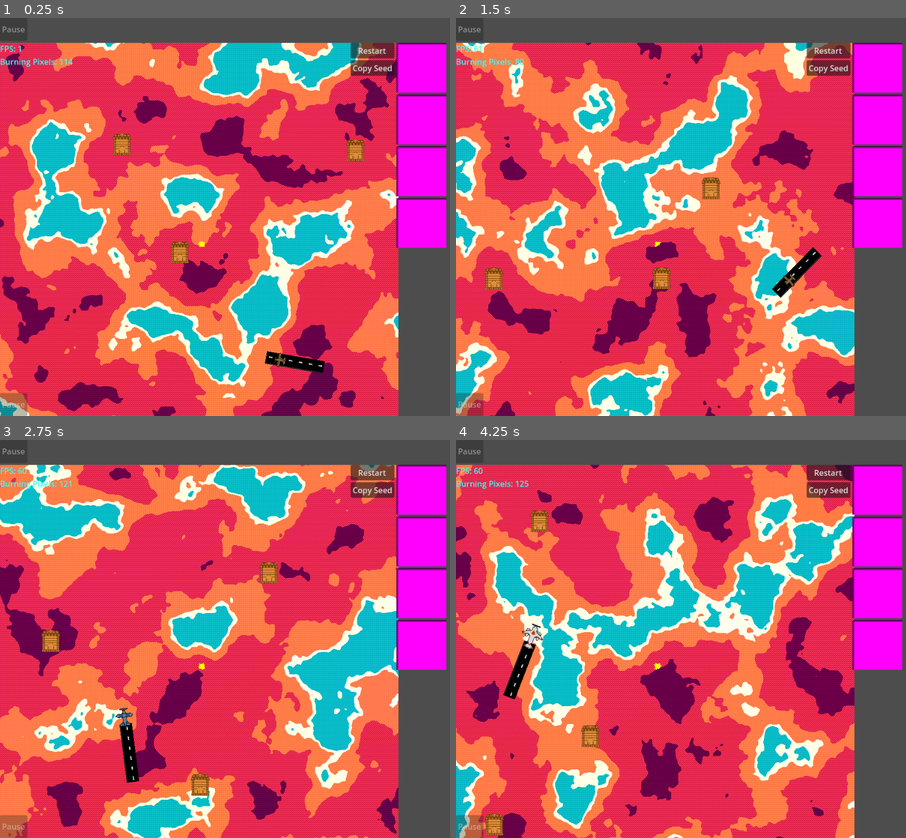
Above: before the commit, frames 1-4 (two rows, left to right).
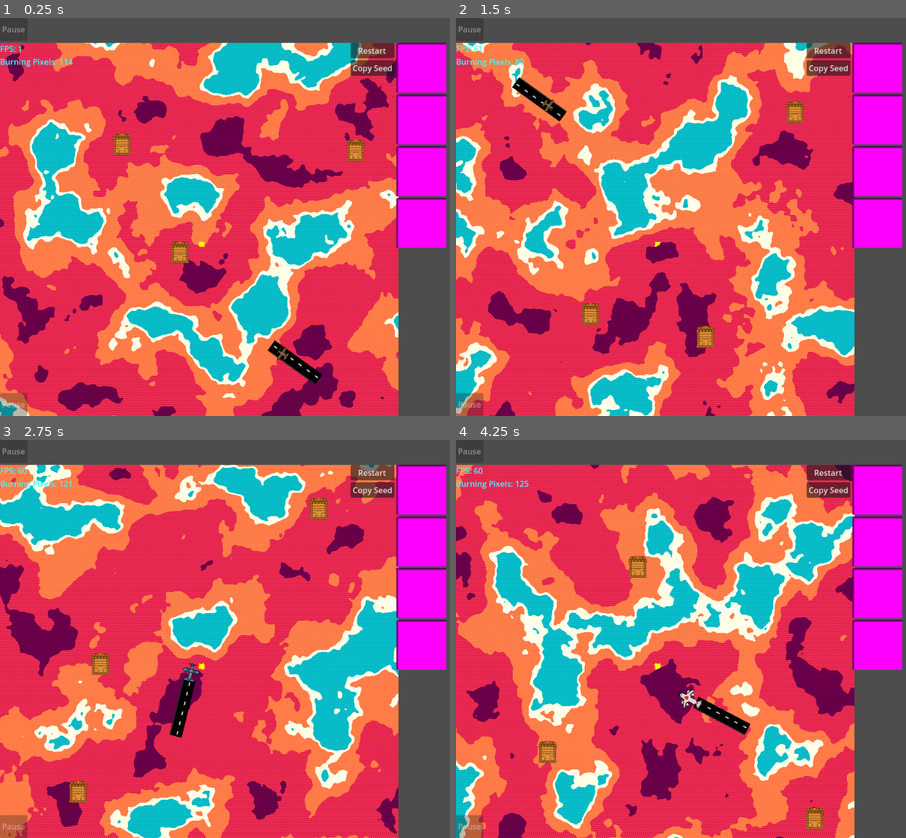
Above: after the commit, the same moments.

Repository: Levartar/2025-Brackeys-Game-Jam
Game: Godot game, scene res://scenes/game.tscn
The game is run twice, just before and just after one commit, with the same random seed, the same clock (stepped at 60 frames per second) and the same inputs.
Inputs (mouse positions are in pixels of both pictures, inside the frame that each line leads up to):
- Up to frame 1 (0.25 s): no input
- Up to frame 2 (1.5 s): click "Restart" at 0.5 s; click "Restart" at 1.25 s
- Up to frame 3 (2.75 s): click "Restart" at 2 s
- Up to frame 4 (4.25 s): click (879, 487) at 2.75 s; click (879, 487) at 3.5 s

The runs differ from the first frame. In frame 1, 0.5% of the frame differs, in the area x 58-73%, y 80-93%; in frame 2, 2.1%; in frame 3, 2.2%; in frame 4, 2.3%, in the area x 6-82%, y 17-100%.

Commit message:
updated PoI and airport spawn logic

Diff:
--- a/scripts/flight_sim.gd
+++ b/scripts/flight_sim.gd
@@ -28,7 +28,7 @@
       var pos_x = randi_range(poi_border_margin, terrain_dim.x - poi_border_margin)
       var pos_y = randi_range(poi_border_margin, terrain_dim.y - poi_border_margin)
       new_pos = Vector2(pos_x, pos_y)
-      if not terrain.is_position_in_waters(new_pos): # check distance to waters
+      if not _is_close_to_waters(new_pos, 50.0): # check distance to waters
         var is_pos_too_close = false
         if new_pos.distance_to(fire_spawn_pos) < poi_fire_distance: # check distance to fire
           is_pos_too_close = true
@@ -48,13 +48,51 @@
       var airport = airport_scene.instantiate()
       airport_pos = new_pos
       airport.position = airport_pos
-      airport_rot = randf_range(0, 360)
-      airport.rotation = airport_rot
+      var new_rot: Dictionary = _get_boundary_aware_rotation(400.0)
+      airport_rot = randf_range(new_rot.min, new_rot.max)
+      airport.rotation_degrees = airport_rot
       add_child(airport)
   swap_plane()
 
 func _process(_delta: float) -> void:
   pass
+
+func _is_close_to_waters(pos: Vector2, min_distance: float) -> bool:
+  if terrain.is_position_in_waters(pos): return true
+  if terrain.is_position_in_waters(pos + Vector2(min_distance, 0)): return true
+  if terrain.is_position_in_waters(pos + Vector2(-min_distance, 0)): return true
+  if terrain.is_position_in_waters(pos + Vector2(0, min_distance)): return true
+  if terrain.is_position_in_waters(pos + Vector2(0, -min_distance)): return true
+  return false
+
+func _get_boundary_aware_rotation(threshold: float) -> Dictionary:
+  var min_rot: float = 0.0
+  var max_rot: float = 360.0
+  if airport_pos.y < threshold: # A: should be downward oriented
+    min_rot = 90.0
+    max_rot = 270.0
+  elif airport_pos.y > (terrain.TEX_SIZE.y - threshold): # B: should be upward oriented
+    min_rot = 270.0
+    max_rot = 90.0
+  elif airport_pos.x < threshold: # C: should be right-facing
+    min_rot = 0.0
+    max_rot = 180.0
+  elif airport_pos.x > (terrain.TEX_SIZE.x - threshold): # D: should be left-facing
+    min_rot = 180.0
+    max_rot = 360.0
+  if airport_pos.y < threshold and airport_pos.x < threshold: # AC
+    min_rot = 90.0
+    max_rot = 180.0
+  elif airport_pos.y < threshold and airport_pos.x > (terrain.TEX_SIZE.x - threshold): # AD
+    min_rot = 180.0
+    max_rot = 270.0
+  elif airport_pos.y > (terrain.TEX_SIZE.y - threshold) and airport_pos.x < threshold: # BC
+    min_rot = 0.0
+    max_rot = 90.0
+  elif airport_pos.y > (terrain.TEX_SIZE.y - threshold) and airport_pos.x > (terrain.TEX_SIZE.x - threshold): # BD
+    min_rot = 270.0
+    max_rot = 360.0
+  return {"min": min_rot, "max": max_rot}
 
 func swap_plane() -> void:
   plane.set_pos(airport_pos)
--- a/scripts/plane.gd
+++ b/scripts/plane.gd
@@ -129,7 +129,7 @@
 func set_pos(pos: Vector2) -> void:
   position = pos
 func set_rot(rot: float) -> void:
-  rotation = rot
+  rotation_degrees = rot
 func set_visibility(state: bool) -> void:
   visible = state
 
